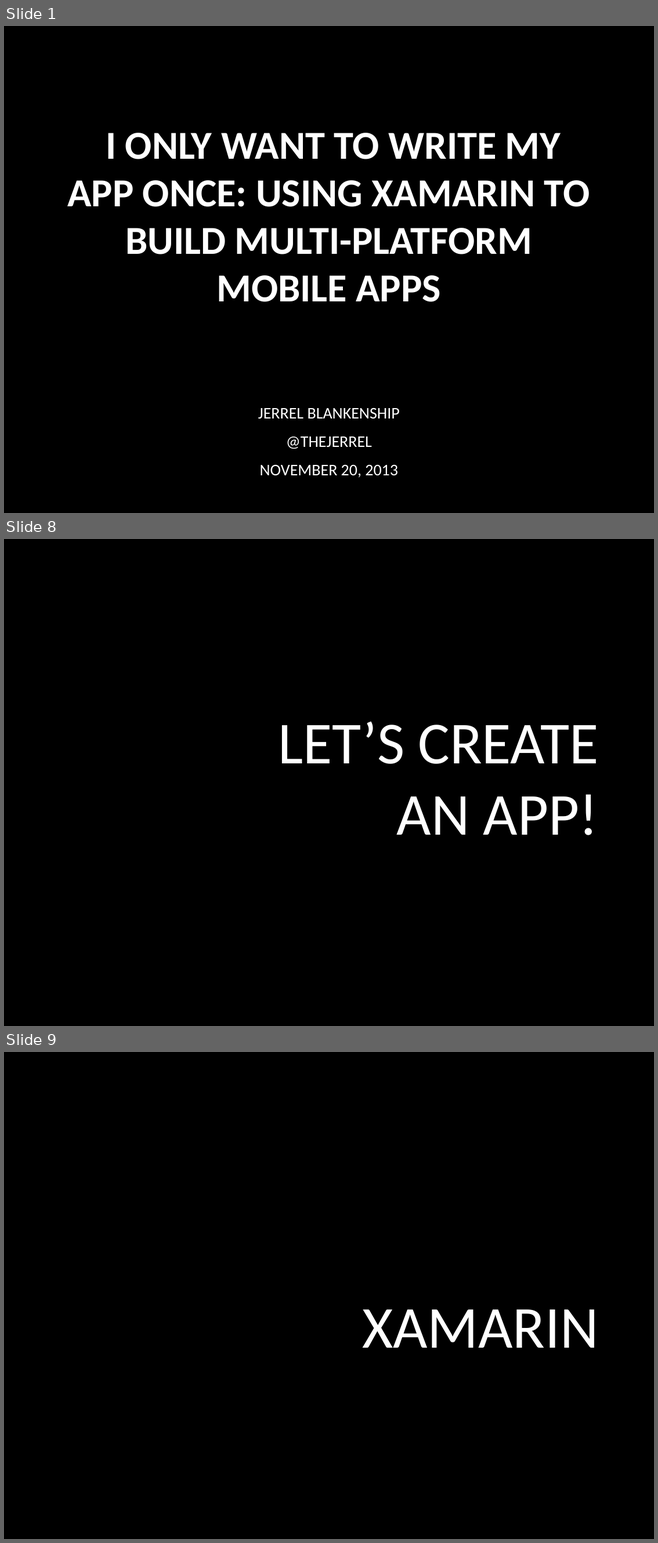
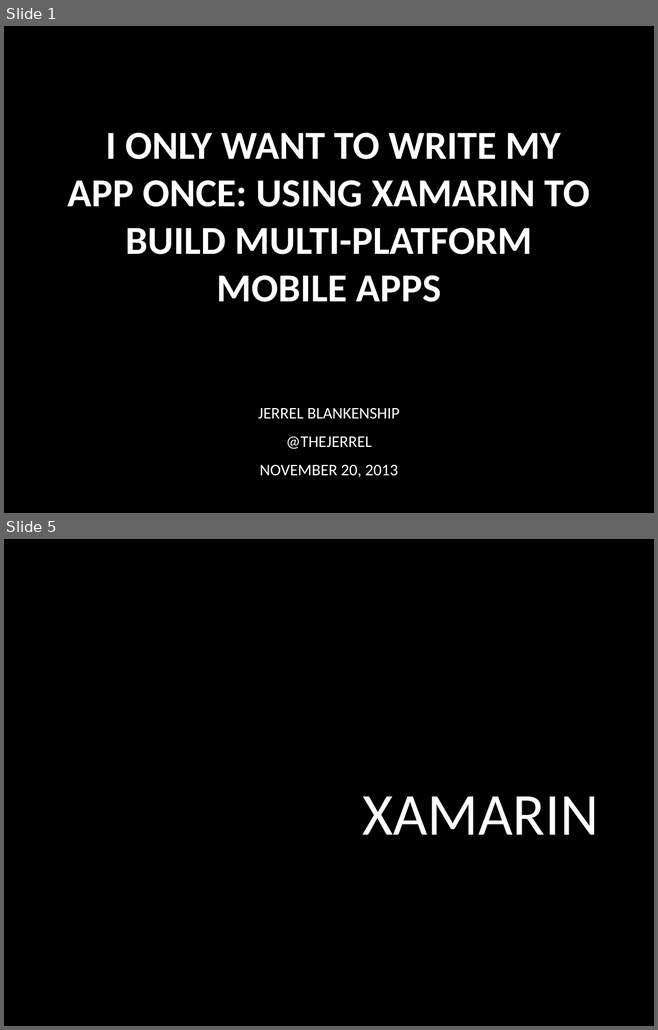
Before and after one commit to jerrelblankenship/Presentations, a slide deck: Xamarin/DaytonDevelopersGroup2013/Xamarin.pptx. Shown one above the other, each under a label of ours: slides 1, 8 and 9 before the commit, slides 1 and 5 after it; the slides between them are not shown. The pictures are 658x1543 and 658x1030 pixels, drawn with LibreOffice and Linux fonts; fonts in the diff are those of the drawing; background and template pictures are left out. Boxes give left, top, right and bottom in pixels: in the first picture for what was removed or moved away, otherwise in the second. Text is boxed around its words. In the diff, an @@ line names an element or a change of style, - is before the commit and + after.

```diff
--- a/Xamarin/DaytonDevelopersGroup2013/Xamarin.pptx
+++ b/Xamarin/DaytonDevelopersGroup2013/Xamarin.pptx
@@ slide 8 removed at (4,539,654,1026), background picture (left out) @@
@@ title removed at (278,722,598,835) @@
-LET’S CREATE AN APP!
@@ what was slide 9 is now slide 5 @@
```
Also in this commit, not shown: 7 slides changed, 1 slide added, 5 other slides removed.
